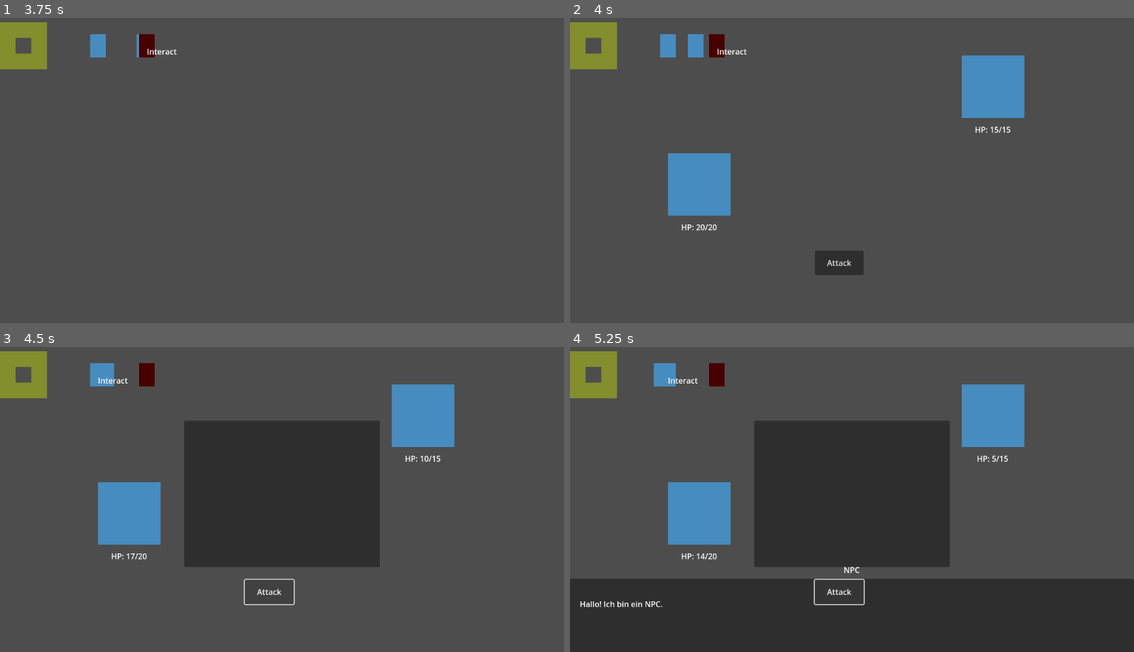
Above: before the commit, frames 1-4 (two rows, left to right).
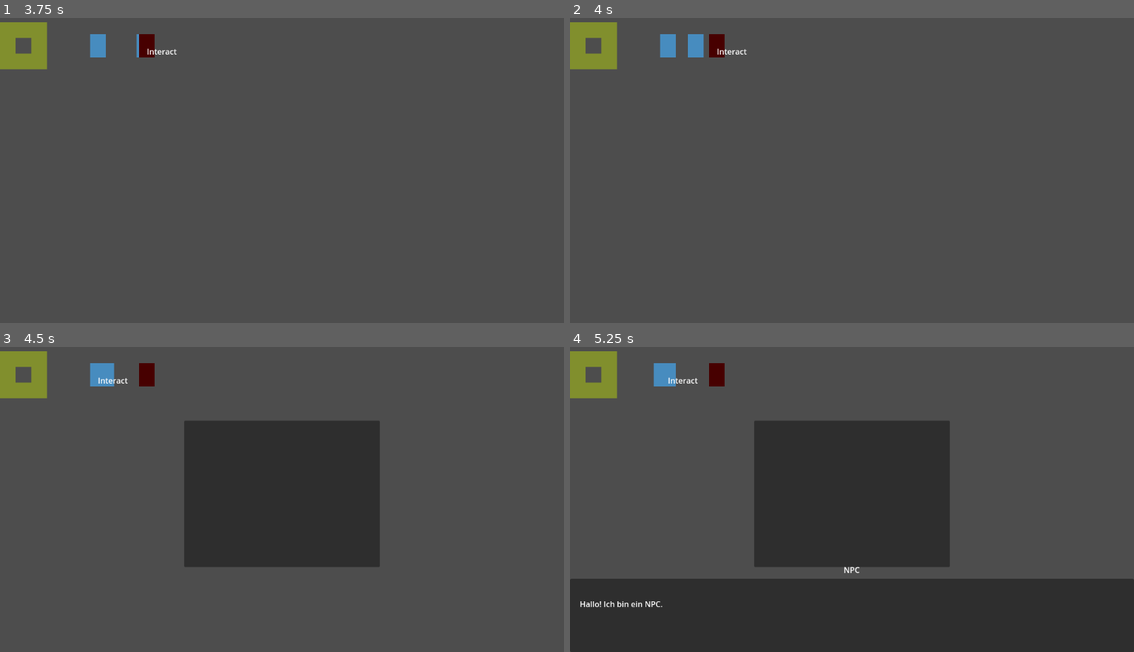
Above: after the commit, the same moments.

Repository: k4programs/2D_Roleplay_Game_Anchestors
Game: Godot game, scene res://scenes/world.tscn
Same seed, same stepped clock (60 frames per second), same inputs: the game is played once before the commit and once after it.
Inputs (mouse positions are in pixels of both pictures, inside the frame that each line leads up to):
- Up to frame 1 (3.75 s): tap Enter (ui_accept) at 0.5, 0.77, 1.52, 3.02 s; hold Right (ui_right) 0.53-1.28 s; hold Down (ui_down) 1.28-2.03 s; hold Right (ui_right) 2.03-2.78 s; hold Up (ui_up) 2.78-3.53 s; hold Left (ui_left) from 3.53 s (still down)
- Up to frame 2 (4 s): keep holding Left (ui_left); tap Enter (ui_accept) at 3.77 s
- Up to frame 3 (4.5 s): tap I (ui_inventory) at 4.15 s; release Left (ui_left) at 4.25 s; click (270, 591) at 4.25 s, where only the run before the commit has a clickable "Attack"
- Up to frame 4 (5.25 s): tap Enter (ui_accept) at 5 s; hold Left (ui_left) from 5.03 s (still down)

Frame 1 is identical in both runs. In frame 2, 5.4% of the frame differs, in the area x 17-81%, y 12-85%; in frame 3, 4.9%; in frame 4, 4.9%.
Error after the commit: Invalid type in function 'start_battle' in base 'Node (battle_manager.gd)'. The array of argument 1 (Array) does not have the same element type as the expected…

Commit message:
feat(battle): Extend battle system to 3v3

Diff:
--- a/scenes/battle.tscn
+++ b/scenes/battle.tscn
@@ -5,32 +5,96 @@
 [node name="Battle" type="CanvasLayer"]
 script = ExtResource("1_abcde")
 
-[node name="Player" type="Node2D" parent="."]
+[node name="Player1" type="Node2D" parent="."]
 position = Vector2(200, 300)
 
-[node name="Sprite" type="TextureRect" parent="Player"]
+[node name="Sprite" type="TextureRect" parent="Player1"]
 offset_right = 128.0
 offset_bottom = 128.0
 expand_mode = 1
 stretch_mode = 5
 
-[node name="HPLabel" type="Label" parent="Player"]
+[node name="HPLabel" type="Label" parent="Player1"]
 offset_top = 140.0
 offset_right = 128.0
 offset_bottom = 163.0
 text = "HP: 10/10"
 horizontal_alignment = 1
 
-[node name="Enemy" type="Node2D" parent="."]
-position = Vector2(800, 100)
+[node name="Player2" type="Node2D" parent="."]
+position = Vector2(350, 300)
 
-[node name="Sprite" type="TextureRect" parent="Enemy"]
+[node name="Sprite" type="TextureRect" parent="Player2"]
 offset_right = 128.0
 offset_bottom = 128.0
 expand_mode = 1
 stretch_mode = 5
 
-[node name="HPLabel" type="Label" parent="Enemy"]
+[node name="HPLabel" type="Label" parent="Player2"]
+offset_top = 140.0
+offset_right = 128.0
+offset_bottom = 163.0
+text = "HP: 10/10"
+horizontal_alignment = 1
+
+[node name="Player3" type="Node2D" parent="."]
+position = Vector2(500, 300)
+
+[node name="Sprite" type="TextureRect" parent="Player3"]
+offset_right = 128.0
+offset_bottom = 128.0
+expand_mode = 1
+stretch_mode = 5
+
+[node name="HPLabel" type="Label" parent="Player3"]
+offset_top = 140.0
+offset_right = 128.0
+offset_bottom = 163.0
+text = "HP: 10/10"
+horizontal_alignment = 1
+
+[node name="Enemy1" type="Node2D" parent="."]
+position = Vector2(800, 100)
+
+[node name="Sprite" type="TextureRect" parent="Enemy1"]
+offset_right = 128.0
+offset_bottom = 128.0
+expand_mode = 1
+stretch_mode = 5
+
+[node name="HPLabel" type="Label" parent="Enemy1"]
+offset_top = 140.0
+offset_right = 128.0
+offset_bottom = 163.0
+text = "HP: 10/10"
+horizontal_alignment = 1
+
+[node name="Enemy2" type="Node2D" parent="."]
+position = Vector2(950, 100)
+
+[node name="Sprite" type="TextureRect" parent="Enemy2"]
+offset_right = 128.0
+offset_bottom = 128.0
+expand_mode = 1
+stretch_mode = 5
+
+[node name="HPLabel" type="Label" parent="Enemy2"]
+offset_top = 140.0
+offset_right = 128.0
+offset_bottom = 163.0
+text = "HP: 10/10"
+horizontal_alignment = 1
+
+[node name="Enemy3" type="Node2D" parent="."]
+position = Vector2(1100, 100)
+
+[node name="Sprite" type="TextureRect" parent="Enemy3"]
+offset_right = 128.0
+offset_bottom = 128.0
+expand_mode = 1
+stretch_mode = 5
+
+[node name="HPLabel" type="Label" parent="Enemy3"]
 offset_top = 140.0
 offset_right = 128.0
 offset_bottom = 163.0
--- a/scripts/battle/battle.gd
+++ b/scripts/battle/battle.gd
@@ -1,9 +1,7 @@
 extends CanvasLayer
 
-@onready var player_hp_label = $Player/HPLabel
-@onready var enemy_hp_label = $Enemy/HPLabel
-@onready var player_sprite = $Player/Sprite
-@onready var enemy_sprite = $Enemy/Sprite
+@onready var player_slots = [$Player1, $Player2, $Player3]
+@onready var enemy_slots = [$Enemy1, $Enemy2, $Enemy3]
 
 var player_companions: Array[Companion]
 var enemy_companions: Array[Companion]
@@ -14,33 +12,60 @@
 	update_ui()
 
 func _on_attack_button_pressed():
-	# Player attacks enemy
-	var player_companion = player_companions[0]
-	var enemy_companion = enemy_companions[0]
-	enemy_companion.hp -= player_companion.attack
-	print("Player attacks! Enemy HP: " + str(enemy_companion.hp))
+	# Player's turn
+	if player_companions.size() > 0 and enemy_companions.size() > 0:
+		var player_companion = player_companions[0]
+		var enemy_companion = enemy_companions[0]
+
+		enemy_companion.hp -= player_companion.attack
+		print("Player attacks! Enemy HP: " + str(enemy_companion.hp))
+
+		if enemy_companion.hp <= 0:
+			enemy_companions.remove_at(0)
+			print("Enemy companion defeated!")
+
 	update_ui()
 
-	if enemy_companion.hp <= 0:
+	if enemy_companions.size() == 0:
 		print("You win!")
 		BattleManager.end_battle()
 		return
 
-	# Enemy attacks player
-	player_companion.hp -= enemy_companion.attack
-	print("Enemy attacks! Player HP: " + str(player_companion.hp))
+	# Enemy's turn
+	if player_companions.size() > 0 and enemy_companions.size() > 0:
+		var player_companion = player_companions[0]
+		var enemy_companion = enemy_companions[0]
+
+		player_companion.hp -= enemy_companion.attack
+		print("Enemy attacks! Player HP: " + str(player_companion.hp))
+
+		if player_companion.hp <= 0:
+			player_companions.remove_at(0)
+			print("Player companion defeated!")
+
 	update_ui()
 
-	if player_companion.hp <= 0:
+	if player_companions.size() == 0:
 		print("You lose!")
 		BattleManager.end_battle()
 
 func update_ui():
-	var player_companion = player_companions[0]
-	var enemy_companion = enemy_companions[0]
+	for i in range(player_slots.size()):
+		if i < player_companions.size():
+			var companion = player_companions[i]
+			var slot = player_slots[i]
+			slot.visible = true
+			slot.get_node("HPLabel").text = "HP: " + str(companion.hp) + "/" + str(companion.max_hp)
+			slot.get_node("Sprite").texture = companion.texture
+		else:
+			player_slots[i].visible = false
 
-	player_hp_label.text = "HP: " + str(player_companion.hp) + "/" + str(player_companion.max_hp)
-	enemy_hp_label.text = "HP: " + str(enemy_companion.hp) + "/" + str(enemy_companion.max_hp)
-
-	player_sprite.texture = player_companion.texture
-	enemy_sprite.texture = enemy_companion.texture
+	for i in range(enemy_slots.size()):
+		if i < enemy_companions.size():
+			var companion = enemy_companions[i]
+			var slot = enemy_slots[i]
+			slot.visible = true
+			slot.get_node("HPLabel").text = "HP: " + str(companion.hp) + "/" + str(companion.max_hp)
+			slot.get_node("Sprite").texture = companion.texture
+		else:
+			enemy_slots[i].visible = false
--- a/scripts/battle/battle_trigger.gd
+++ b/scripts/battle/battle_trigger.gd
@@ -6,18 +6,24 @@
 	interactable.connect("interacted", Callable(self, "_on_interacted"))
 
 func _on_interacted():
-	var player_companion = Companion.new()
-	player_companion.name = "Player Companion"
-	player_companion.texture = preload("res://assets/art/ui/icon.svg")
-	player_companion.max_hp = 20
-	player_companion.hp = 20
-	player_companion.attack = 5
+	var player_team = []
+	for i in range(3):
+		var companion = Companion.new()
+		companion.name = "Player Companion " + str(i + 1)
+		companion.texture = preload("res://assets/art/ui/icon.svg")
+		companion.max_hp = 20 + i * 5
+		companion.hp = companion.max_hp
+		companion.attack = 5 + i * 2
+		player_team.append(companion)
 
-	var enemy_companion = Companion.new()
-	enemy_companion.name = "Enemy Companion"
-	enemy_companion.texture = preload("res://assets/art/ui/icon.svg")
-	enemy_companion.max_hp = 15
-	enemy_companion.hp = 15
-	enemy_companion.attack = 3
+	var enemy_team = []
+	for i in range(3):
+		var companion = Companion.new()
+		companion.name = "Enemy Companion " + str(i + 1)
+		companion.texture = preload("res://assets/art/ui/icon.svg")
+		companion.max_hp = 15 + i * 5
+		companion.hp = companion.max_hp
+		companion.attack = 3 + i * 2
+		enemy_team.append(companion)
 
-	BattleManager.start_battle([player_companion], [enemy_companion])
+	BattleManager.start_battle(player_team, enemy_team)
